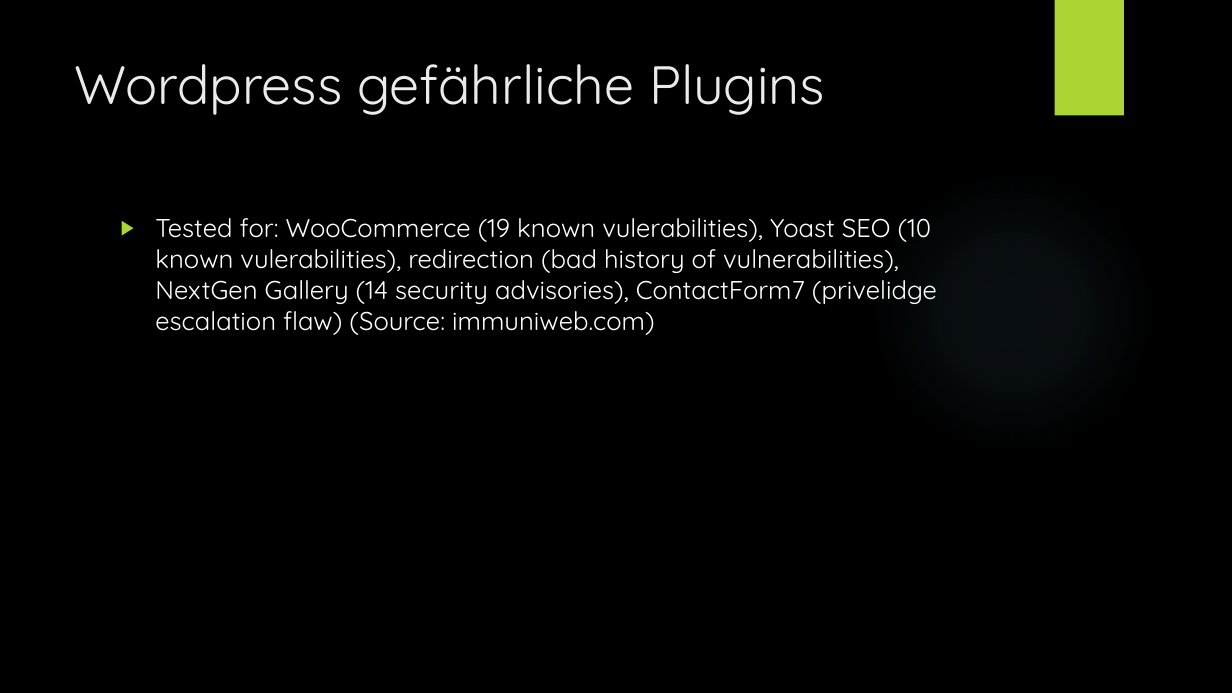
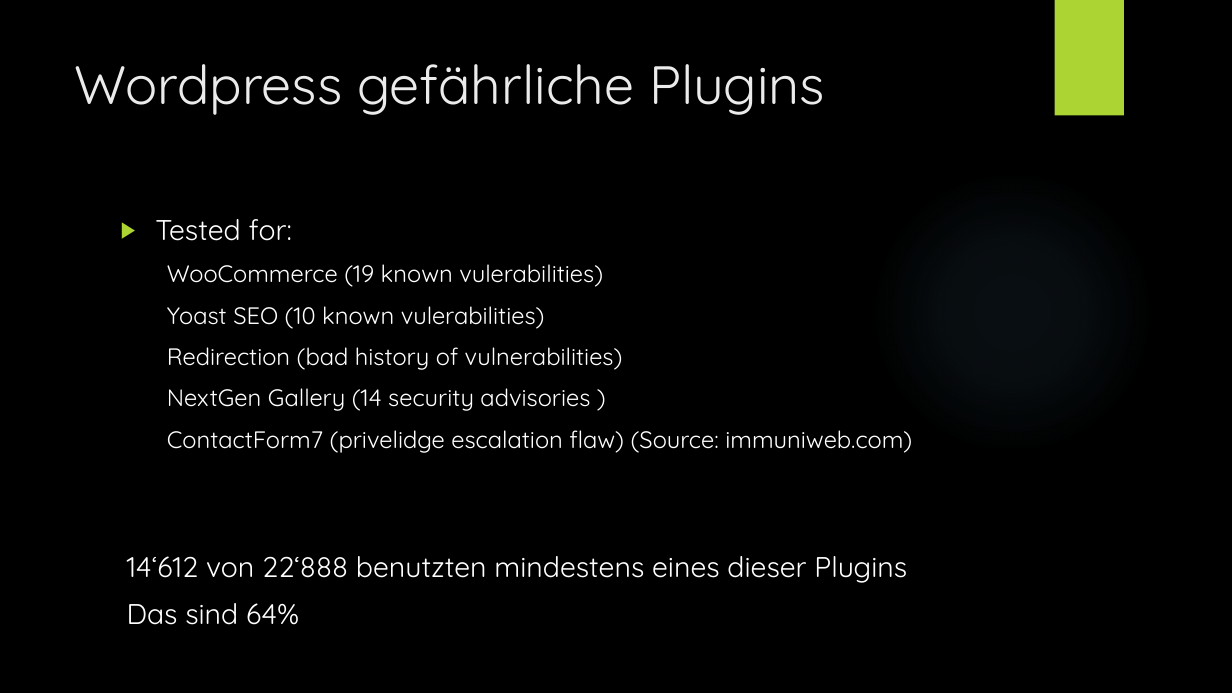
Before and after one commit to Tiim/Unibas-HS19-Internet-and-Secutity-project-webcrawler, a slide deck: slide 11 of Präsentation/Web Crawling.pptx. Drawn at 1232x693 pixels with LibreOffice and Linux fonts; fonts in the diff are those of the drawing; background and template pictures are left out. Boxes give left, top, right and bottom in pixels: in the first picture for what was removed or moved away, otherwise in the second. Text is boxed around its words. In the diff, an @@ line names an element or a change of style, - is before the commit and + after.

```diff
--- a/Präsentation/Web Crawling.pptx
+++ b/Präsentation/Web Crawling.pptx
@@ text at (127, 219, 912, 625): text changed; size 20 to 18.5 pt @@
-▶ Tested for: WooCommerce (19 known vulerabilities), Yoast SEO (10 known vulerabilities), redirection (bad history of vulnerabilities), NextGen Gallery (14 security advisories), ContactForm7 (privelidge escalation flaw) (Source: immuniweb.com)
+▶ Tested for:
+  WooCommerce (19 known vulerabilities)
+  Yoast SEO (10 known vulerabilities)
+  Redirection (bad history of vulnerabilities)
+  NextGen Gallery (14 security advisories )
+  ContactForm7 (privelidge escalation flaw) (Source: immuniweb.com)
+14‘612 von 22‘888 benutzten mindestens eines dieser Plugins
+Das sind 64%
```
Also in this commit, not shown: 5 other slides changed.
